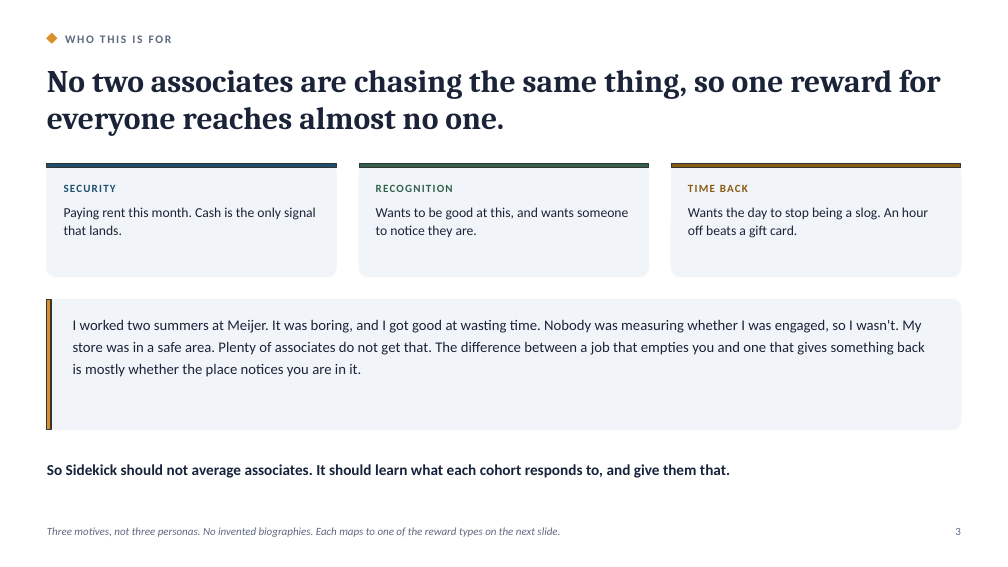
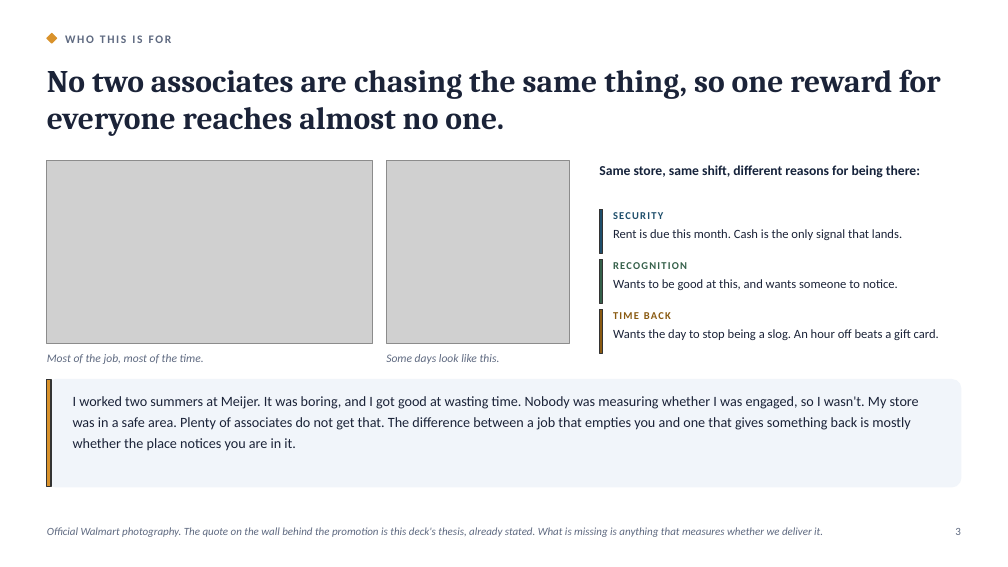
Before and after one commit to AllenHoem/walmart-sidekick-pm-framework, a slide deck: slide 3 of docs/sidekick-90-day-decision-deck.pptx. Drawn at 1008x567 pixels with LibreOffice and Linux fonts; fonts in the diff are those of the drawing; grey boxes stand for pictures. Boxes give left, top, right and bottom in pixels: in the first picture for what was removed or moved away, otherwise in the second. Text is boxed around its words. In the diff, an @@ line names an element or a change of style, - is before the commit and + after.

```diff
--- a/docs/sidekick-90-day-decision-deck.pptx
+++ b/docs/sidekick-90-day-decision-deck.pptx
@@ rounded rectangle removed at (47, 163, 337, 277) @@
@@ rectangle removed at (47, 163, 337, 168) @@
@@ picture added at (47, 160, 373, 343) @@
@@ rounded rectangle removed at (359, 163, 649, 277) @@
@@ rectangle removed at (359, 163, 649, 168) @@
@@ picture added at (386, 160, 569, 343) @@
@@ text added at (599, 165, 920, 178), 13 pt, text #16233B, bold @@
+Same store, same shift, different reasons for being there:
@@ rounded rectangle removed at (671, 163, 961, 277) @@
@@ rectangle removed at (671, 163, 961, 168) @@
@@ rectangle added at (600, 209, 603, 253), fill #1E4E6B, outline #333333 1 pt @@
@@ text "SECURITY": place and size @@
-text "SECURITY" at (64, 177, 320, 200)
+text "SECURITY" at (613, 212, 663, 219)
@@ text at (613, 229, 902, 240): text changed; size 13 to 12 pt @@
-Paying rent this month. Cash is the only signal that lands.
+Rent is due this month. Cash is the only signal that lands.
@@ rectangle added at (600, 259, 603, 303), fill #35604A, outline #333333 1 pt @@
@@ text "RECOGNITION": place and size @@
-text "RECOGNITION" at (376, 177, 632, 200)
+text "RECOGNITION" at (613, 262, 687, 269)
@@ text at (613, 279, 898, 290): text changed; size 13 to 12 pt @@
-Wants to be good at this, and wants someone to notice they are.
+Wants to be good at this, and wants someone to notice.
@@ rectangle added at (600, 309, 603, 353), fill #8A5A11, outline #333333 1 pt @@
@@ text "Wants the day to stop ...": place and size @@
-text "Wants the day to stop ..." at (688, 207, 928, 238)
+text "Wants the day to stop ..." at (613, 329, 939, 340)
@@ text "Wants the day to stop ..." at (613, 329, 939, 340): size 13 to 12 pt; line spacing 17pt to 15pt @@
@@ size 10.5 to 10 pt in 3 elements at (613, 212, 663, 219), (613, 262, 687, 269), (613, 312, 671, 319) @@
@@ text "TIME BACK": place and size @@
-text "TIME BACK" at (688, 177, 944, 200)
+text "TIME BACK" at (613, 312, 671, 319)
@@ text added at (47, 354, 204, 364), 11 pt, text #5E6980, italic @@
+Most of the job, most of the time.
@@ text added at (386, 354, 500, 364), 11 pt, text #5E6980, italic @@
+Some days look like this.
@@ rounded rectangle: place and size @@
-rounded rectangle at (47, 299, 961, 430)
+rounded rectangle at (47, 380, 961, 487)
@@ rounded rectangle at (47, 380, 961, 487): proportions changed @@
@@ rectangle: place and size @@
-rectangle at (47, 299, 51, 430)
+rectangle at (47, 380, 51, 487)
@@ text "I worked two summers at ...": place and size @@
-text "I worked two summers at ..." at (73, 319, 925, 377)
+text "I worked two summers at ..." at (73, 396, 919, 451)
@@ text "I worked two summers at ..." at (73, 396, 919, 451): size 14 to 13.5 pt; line spacing 21pt to 20pt @@
@@ text removed at (47, 464, 730, 478) @@
-So Sidekick should not average associates. It should learn what each cohort responds to, and give them that.
@@ text at (47, 527, 823, 537): text changed @@
-Three motives, not three personas. No invented biographies. Each maps to one of the reward types on the next slide.
+Official Walmart photography. The quote on the wall behind the promotion is this deck's thesis, already stated. What is missing is anything that measures whether we deliver it.
```
Also in this commit, not shown: 1 other slide changed, 3 other files.
